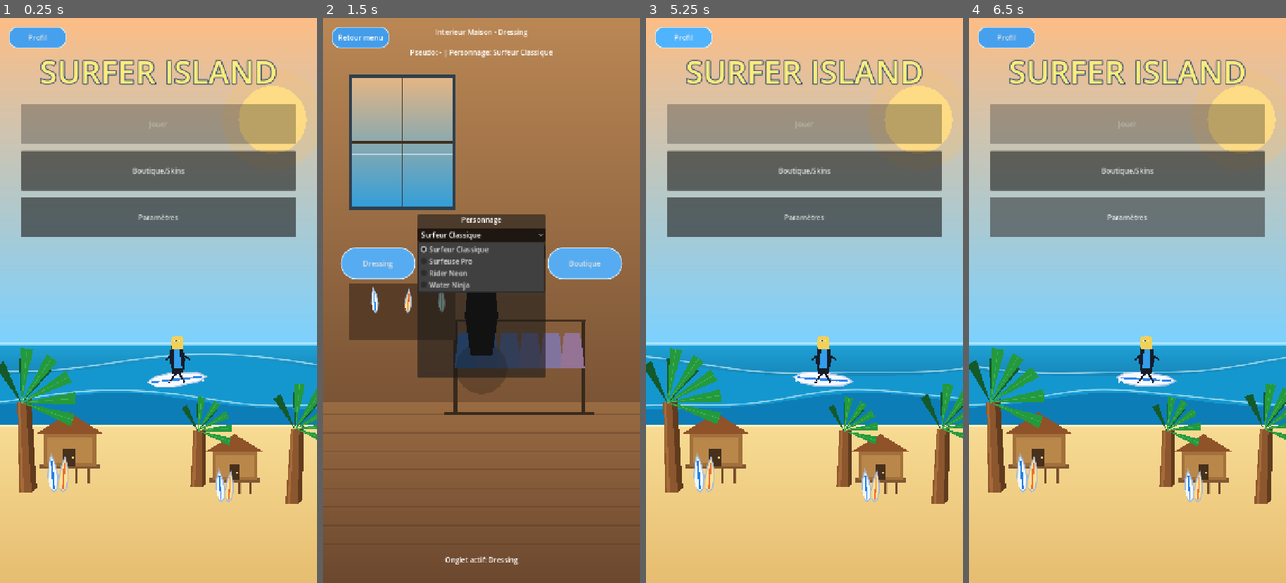
Above: before the commit, frames 1-4 (left to right).
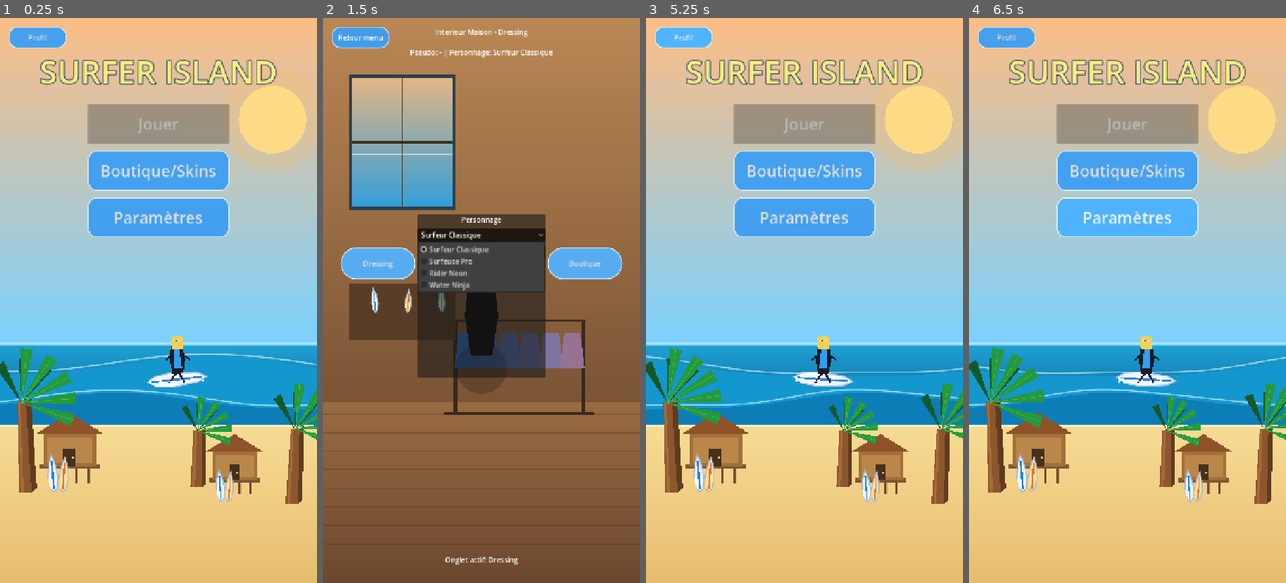
Above: after the commit, the same moments.

Repository: ClemL06/SurfGame
Game: Godot game, scene res://scenes/ui/MainMenu.tscn
Two runs of this game, one before a commit and one after it. Both use one fixed random seed, a clock stepped at 60 frames per second and the inputs below.
Inputs:
- Up to frame 1 (0.25 s): no input
- Up to frame 2 (1.5 s): click "Boutique/Skins" at 0.5 s; click "Surfeur Classique" at 1.25 s
- Up to frame 3 (5.25 s): click "Equiper ce personnage" at 2 s; click "Dressing" at 2.75 s; click "Boutique" at 3.5 s; click "Acheter Skin" at 4.25 s; click "Retour menu" at 5 s
- Up to frame 4 (6.5 s): click "Paramètres" at 5.75 s

The runs differ from the first frame. In frame 1, 15% of the frame differs, in the area x 6-94%, y 15-39%; in frame 2, less than 0.1%; in frame 3, 15%; in frame 4, 15%.

Commit message:
bouton centrés

Diff:
--- a/nouveau-projet-de-jeu/scenes/ui/MainMenu.tscn
+++ b/nouveau-projet-de-jeu/scenes/ui/MainMenu.tscn
@@ -80,29 +80,42 @@
 
 [node name="Buttons" type="VBoxContainer" parent="SafeArea/Margin/VBox"]
 layout_mode = 2
+size_flags_horizontal = 4
+custom_minimum_size = Vector2(320, 0)
+theme_override_constants/separation = 16
+
+[node name="PlayButton" type="Button" parent="SafeArea/Margin/VBox/Buttons"]
+unique_name_in_owner = true
+layout_mode = 2
 size_flags_horizontal = 3
-theme_override_constants/separation = 16
-
-[node name="PlayButton" type="Button" parent="SafeArea/Margin/VBox/Buttons"]
-unique_name_in_owner = true
-layout_mode = 2
+theme_override_styles/normal = SubResource("StyleBoxFlat_profile_tab")
+theme_override_styles/hover = SubResource("StyleBoxFlat_profile_tab_hover")
+theme_override_styles/pressed = SubResource("StyleBoxFlat_profile_tab_hover")
+theme_override_font_sizes/font_size = 36
 text = "Jouer"
+custom_minimum_size = Vector2(320, 90)
+
+[node name="ShopButton" type="Button" parent="SafeArea/Margin/VBox/Buttons"]
+unique_name_in_owner = true
+layout_mode = 2
 size_flags_horizontal = 3
-custom_minimum_size = Vector2(0, 90)
-
-[node name="ShopButton" type="Button" parent="SafeArea/Margin/VBox/Buttons"]
-unique_name_in_owner = true
-layout_mode = 2
+theme_override_styles/normal = SubResource("StyleBoxFlat_profile_tab")
+theme_override_styles/hover = SubResource("StyleBoxFlat_profile_tab_hover")
+theme_override_styles/pressed = SubResource("StyleBoxFlat_profile_tab_hover")
+theme_override_font_sizes/font_size = 36
 text = "Boutique/Skins"
+custom_minimum_size = Vector2(320, 90)
+
+[node name="SettingsButton" type="Button" parent="SafeArea/Margin/VBox/Buttons"]
+unique_name_in_owner = true
+layout_mode = 2
 size_flags_horizontal = 3
-custom_minimum_size = Vector2(0, 90)
-
-[node name="SettingsButton" type="Button" parent="SafeArea/Margin/VBox/Buttons"]
-unique_name_in_owner = true
-layout_mode = 2
+theme_override_styles/normal = SubResource("StyleBoxFlat_profile_tab")
+theme_override_styles/hover = SubResource("StyleBoxFlat_profile_tab_hover")
+theme_override_styles/pressed = SubResource("StyleBoxFlat_profile_tab_hover")
+theme_override_font_sizes/font_size = 36
 text = "Paramètres"
-size_flags_horizontal = 3
-custom_minimum_size = Vector2(0, 90)
+custom_minimum_size = Vector2(320, 90)
 
 [node name="LeftHouseButton" type="Button" parent="."]
 unique_name_in_owner = true
